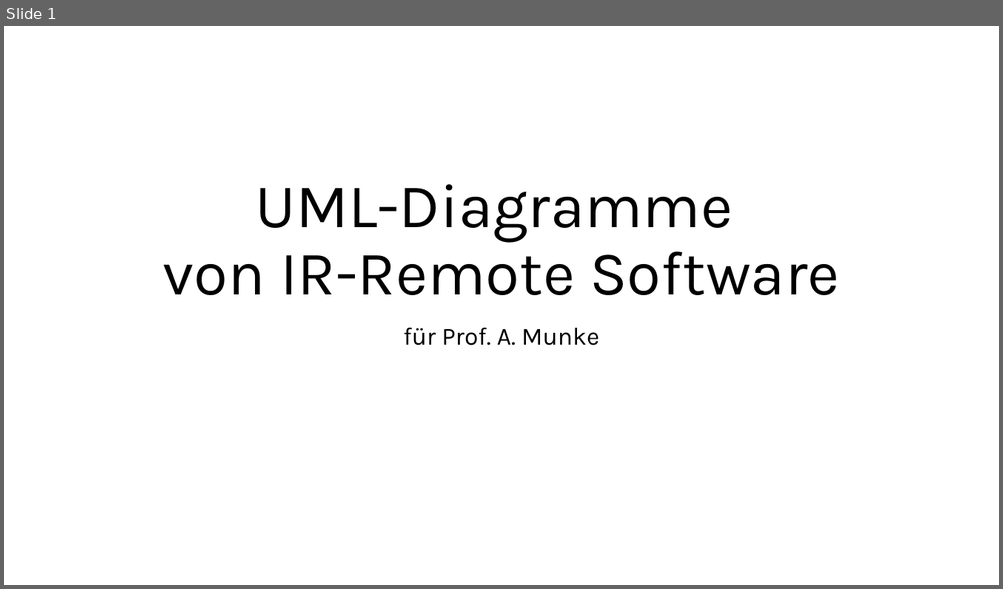
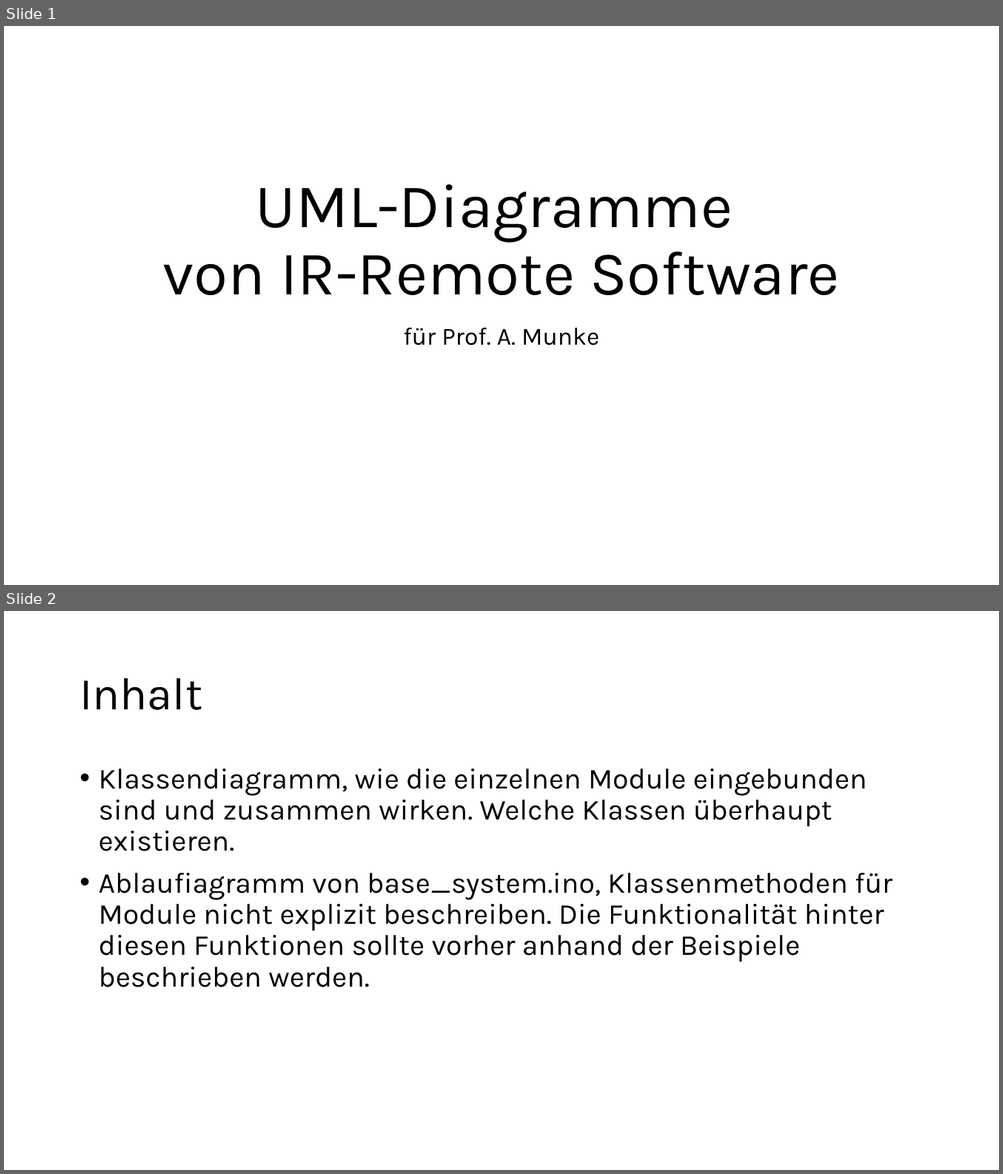
Before and after one commit to TIStudent420/Arduino_IR_Remote, a slide deck: Beleg/UML-IR_Remote.pptx. Shown one above the other, each under a label of ours: slide 1 before the commit, slides 1 and 2 after it. The pictures are 1003x589 and 1003x1174 pixels, drawn with LibreOffice and Linux fonts; fonts in the diff are those of the drawing. Boxes give left, top, right and bottom in pixels: in the first picture for what was removed or moved away, otherwise in the second. Text is boxed around its words. In the diff, an @@ line names an element or a change of style, - is before the commit and + after.

Commit message:
UML-IR_Remote.pptx:  - Klassendiagramm angefangen

```diff
--- a/Beleg/UML-IR_Remote.pptx
+++ b/Beleg/UML-IR_Remote.pptx
@@ slide 2 added at [4, 611, 999, 1170], background #FFFFFF @@
@@ title added at [79, 678, 202, 710], 44 pt, text #000000 @@
+Inhalt
@@ text added at [99, 769, 892, 988], 28 pt, text #000000 @@
+• Klassendiagramm, wie die einzelnen Module eingebunden sind und zusammen wirken. Welche Klassen überhaupt existieren.
+• Ablaufiagramm von base_system.ino, Klassenmethoden für Module nicht explizit beschreiben. Die Funktionalität hinter diesen Funktionen sollte vorher anhand der Beispiele beschrieben werden.
```
Also in this commit, not shown: 2 other slides added.
